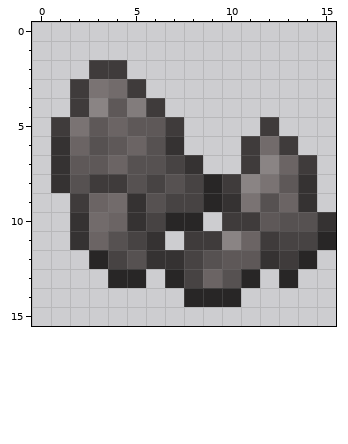
One commit to this pixel-art sprite: WikiResources/item_views/crafting/coal_coke.png. Above: the version before the commit.
The file is 64x64 pixels, drawn in blocks of 4x4; one block is one cell here. Colours within 5 levels of each other are drawn and written as one.
New version:
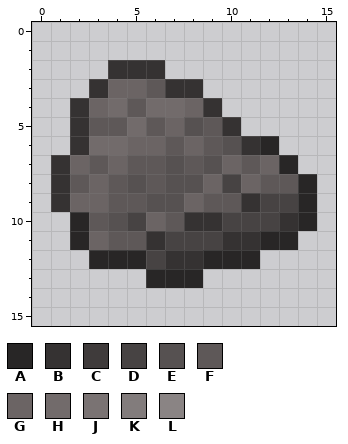
Palette (. is transparent): A #282626  B #353232  C #3f3b3b  D #474343  E #565151  F #5e5858  G #6b6464  H #726b6b  J #7a7373  K #827c7c  L #8a8484
Change:
Changed rows in their new state; - is an unchanged pixel.
first column x 1:
 2 --.BBB---------
 3 -.BGGFBB-------
 4 -BGHFHHGB------
 5 .B-FH-GEFB-.---
 6 .BHH-GFGFEBA.--
 7 -G--FFEFEGFGA.-
 8 -FGF-F-EGDGF-A-
 9 BG-FF-EGFFBDDA-
10 -AFEDGFBBDDDBA.
11 -A-FF-DDDBBAA..
12 ---AAD-BAAA...-
13 ---..A-A...-.--
14 -------...-----
Boxes around the changes in both pictures, in picture pixels (x1, y1, x2, y2):
changed: (51, 60, 336, 307)
